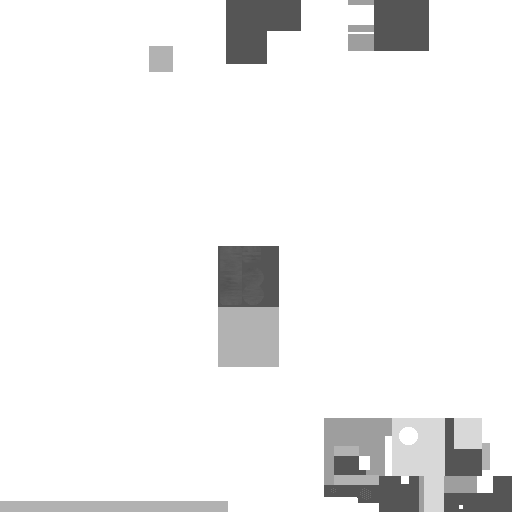
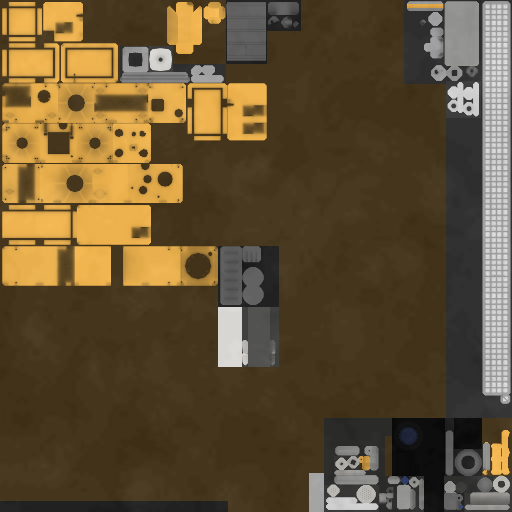
Revision of a layered 512 x 512 image; what changed, layer by layer:
hid "___MET", painted on it over (0, 0, 512, 512)
showed group "COLOR" (4 layers) over (0, 0, 512, 512)
painted on "AO" over (1, 0, 512, 511)
painted on "Layer #1" over (348, 0, 508, 509)
